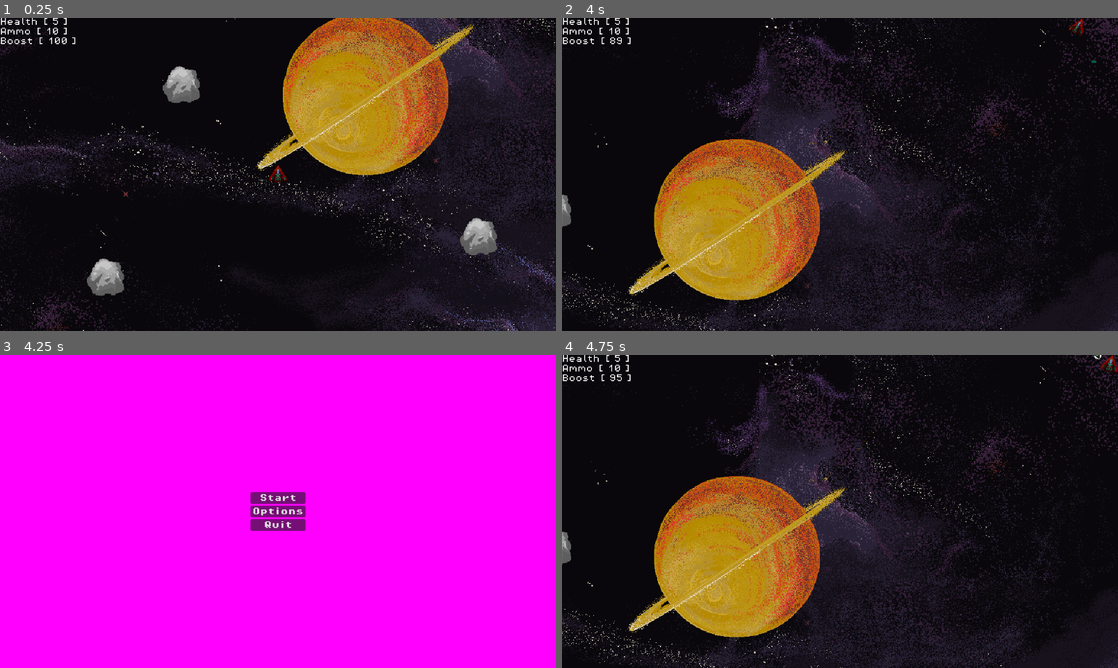
Above: before the commit, frames 1-4 (two rows, left to right).
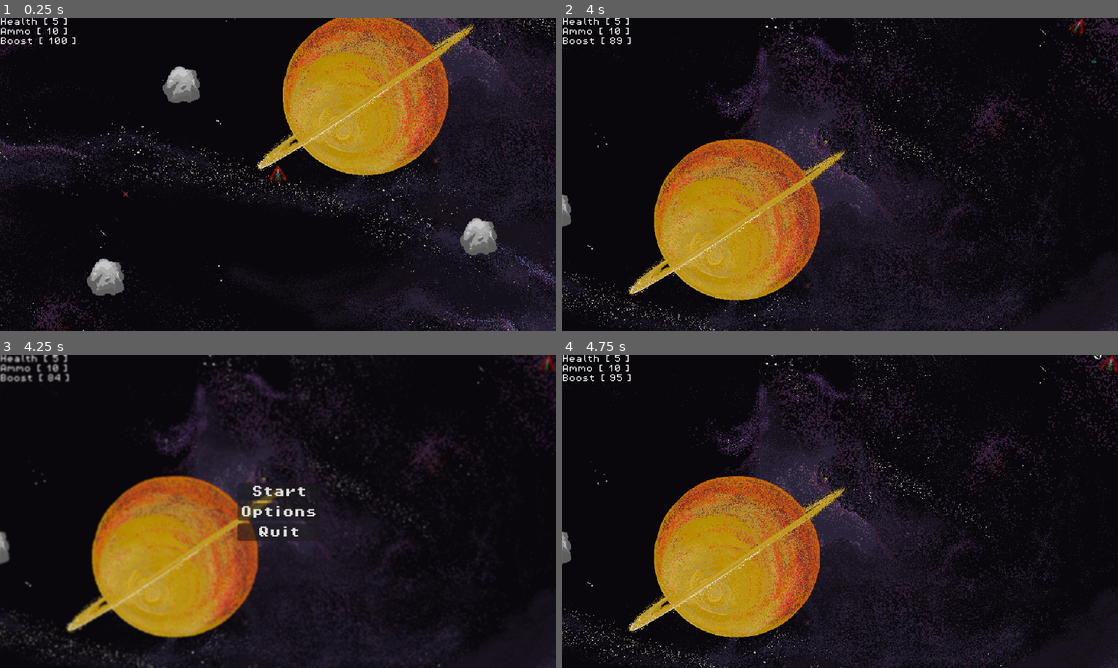
Above: after the commit, the same moments.

Repository: rylanharwood2/Adrift
Game: Godot game, scene res://scenes/game.tscn
Two runs of this game, one before a commit and one after it. Both use one fixed random seed, a clock stepped at 60 frames per second and the inputs below.
Inputs:
- Up to frame 1 (0.25 s): no input
- Up to frame 2 (4 s): tap Enter at 0.5 s; hold D (move_right) 0.53-1.28 s; hold Alt (boost) 0.53-1.28 s; hold Left (move_left) 1.28-2.03 s; tap Space (shoot) at 1.35, 2.85 s; hold D (move_right) 2.03-2.78 s; hold Alt (boost) 2.03-2.78 s; hold W (move_up) 2.78-3.53 s; hold Left (move_left) from 3.53 s (still down); hold Alt (boost) from 3.53 s (still down)
- Up to frame 3 (4.25 s): keep holding Left (move_left); keep holding Alt (boost); tap Escape (pause) at 4.15 s
- Up to frame 4 (4.75 s): release Left (move_left) at 4.25 s; release Alt (boost) at 4.25 s; click "Start" at 4.25 s

Frames 1-2 are identical in both runs. In frame 3, 100% of the frame differs, in the area x 0-100%, y 0-100%; in frame 4, nothing differs.

Commit message:
blurred background when paused

Diff:
--- a/scenes/main_menu.tscn
+++ b/scenes/main_menu.tscn
@@ -6,6 +6,7 @@
 
 [sub_resource type="ShaderMaterial" id="ShaderMaterial_vau2j"]
 shader = ExtResource("2_7pf3m")
+shader_parameter/amount = null
 
 [sub_resource type="PlaceholderTexture2D" id="PlaceholderTexture2D_sdnv6"]
 
@@ -22,19 +23,21 @@
 texture = SubResource("PlaceholderTexture2D_sdnv6")
 
 [node name="VBoxContainer" type="VBoxContainer" parent="."]
-visible = false
 z_index = 8
 anchors_preset = 8
 anchor_left = 0.5
 anchor_top = 0.5
 anchor_right = 0.5
 anchor_bottom = 0.5
-offset_left = -57.0
-offset_top = -40.0
-offset_right = 57.0
-offset_bottom = 40.0
+offset_left = -84.0
+offset_top = -59.0
+offset_right = 30.0
+offset_bottom = 21.0
 grow_horizontal = 2
 grow_vertical = 2
+scale = Vector2(1.5, 1.5)
+size_flags_horizontal = 4
+size_flags_vertical = 4
 
 [node name="start_button" type="Button" parent="VBoxContainer"]
 layout_mode = 2
--- a/scripts/main_menu.gd
+++ b/scripts/main_menu.gd
@@ -10,6 +10,7 @@
 	if Input.is_action_just_pressed("pause"):
 		show()
 		get_tree().paused = true
+		$blur_layer.material.set_shader_parameter("amount", 1)
 	elif $VBoxContainer/start_button.is_pressed():
 		get_tree().paused = false
 		hide()
--- a/scripts/main_menu.gdshader
+++ b/scripts/main_menu.gdshader
@@ -1,26 +1,9 @@
 shader_type canvas_item;
-
-uniform float brightness = 1.0;
-uniform float contrast = 1.0;
-uniform float saturation = 1.0;
 
 uniform sampler2D SCREEN_TEXTURE : hint_screen_texture, filter_linear_mipmap;
 
-void vertex() {
-	// Called for every vertex the material is visible on.
-}
+uniform float amount: hint_range(0.0, 5.0);
 
 void fragment() {
-	COLOR=textureLod( SCREEN_TEXTURE, SCREEN_UV, 0.0);
-
-	c.rgb = mix(vec3(0.0), c.rgb, brightness);
-    c.rgb = mix(vec3(0.5), c.rgb, contrast);
-    c.rgb = mix(vec3(dot(vec3(1.0), c.rgb)*0.33333), c.rgb, saturation);
-
-    COLOR.rgb = c;
+	COLOR.rgb = textureLod(SCREEN_TEXTURE, SCREEN_UV, amount).rgb;
 }
-
-//void light() {
-	// Called for every pixel for every light affecting the CanvasItem.
-	// Uncomment to replace the default light processing function with this one.
-//}
